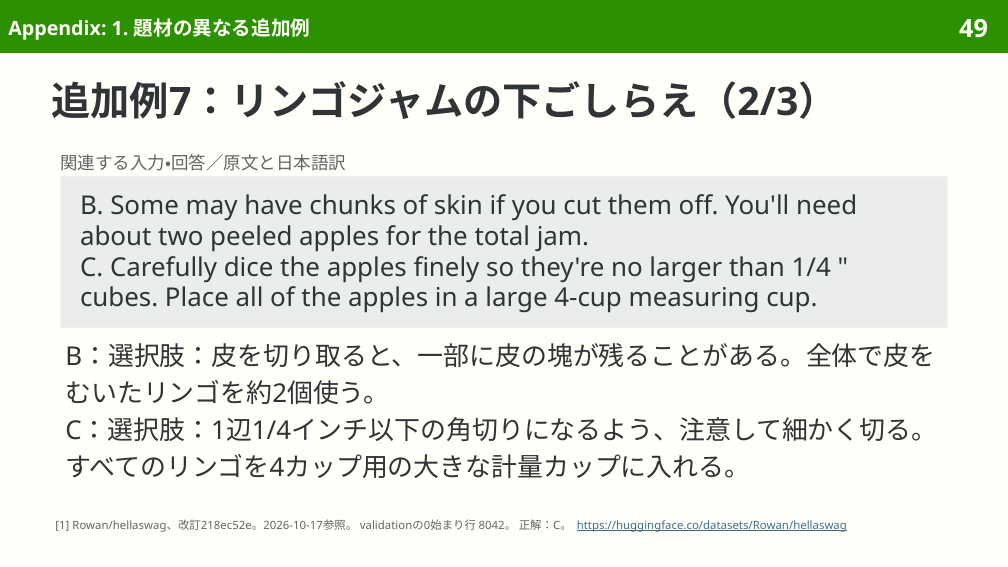
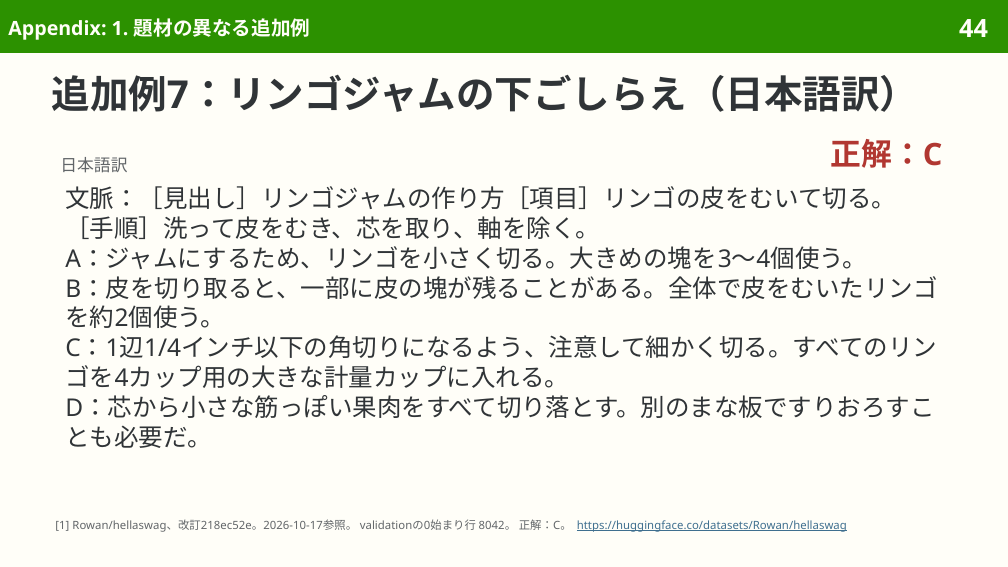
Before and after one commit to sasakiy84/datasets-in-10-minutes, a slide deck: slide 44 of slides/datasets-in-10-minutes-hellaswag.pptx (slide 49 before the commit). Drawn at 1008x567 pixels with LibreOffice and Linux fonts; fonts in the diff are those of the drawing. Boxes give left, top, right and bottom in pixels: in the first picture for what was removed or moved away, otherwise in the second. Text is boxed around its words. In the diff, an @@ line names an element or a change of style, - is before the commit and + after.

```diff
--- a/slides/datasets-in-10-minutes-hellaswag.pptx
+++ b/slides/datasets-in-10-minutes-hellaswag.pptx
@@ page number at <box>959,19,988,37</box>: text changed @@
-49
+44
@@ title at <box>52,75,918,112</box>: text changed; size 28 to 27.5 pt @@
-追加例7：リンゴジャムの下ごしらえ（2/3）
+追加例7：リンゴジャムの下ごしらえ（日本語訳）
@@ text added at <box>831,139,943,168</box>, 22 pt, text #B13731, bold @@
+正解：C
@@ text removed at <box>60,154,346,171</box> @@
-関連する入力・回答／原文と日本語訳
@@ rectangle removed at <box>60,176,948,328</box> @@
-B. Some may have chunks of skin if you cut them off. You'll need about two peeled apples for the total jam.
-C. Carefully dice the apples finely so they're no larger than 1/4 " cubes. Place all of the apples in a large 4-cup measuring cup.
@@ text added at <box>60,157,127,173</box>, 12 pt, text #626669 @@
+日本語訳
@@ text at <box>65,186,937,448</box>: text changed; size 18.5 to 17.5 pt @@
-B：選択肢：皮を切り取ると、一部に皮の塊が残ることがある。全体で皮をむいたリンゴを約2個使う。
-C：選択肢：1辺1/4インチ以下の角切りになるよう、注意して細かく切る。すべてのリンゴを4カップ用の大きな計量カップに入れる。
+文脈：［見出し］リンゴジャムの作り方［項目］リンゴの皮をむいて切る。［手順］洗って皮をむき、芯を取り、軸を除く。
+A：ジャムにするため、リンゴを小さく切る。大きめの塊を3〜4個使う。
+B：皮を切り取ると、一部に皮の塊が残ることがある。全体で皮をむいたリンゴを約2個使う。
+C：1辺1/4インチ以下の角切りになるよう、注意して細かく切る。すべてのリンゴを4カップ用の大きな計量カップに入れる。
+D：芯から小さな筋っぽい果肉をすべて切り落とす。別のまな板ですりおろすことも必要だ。
```
Also in this commit, not shown: 20 other slides changed, 10 slides removed, 9 other files.
